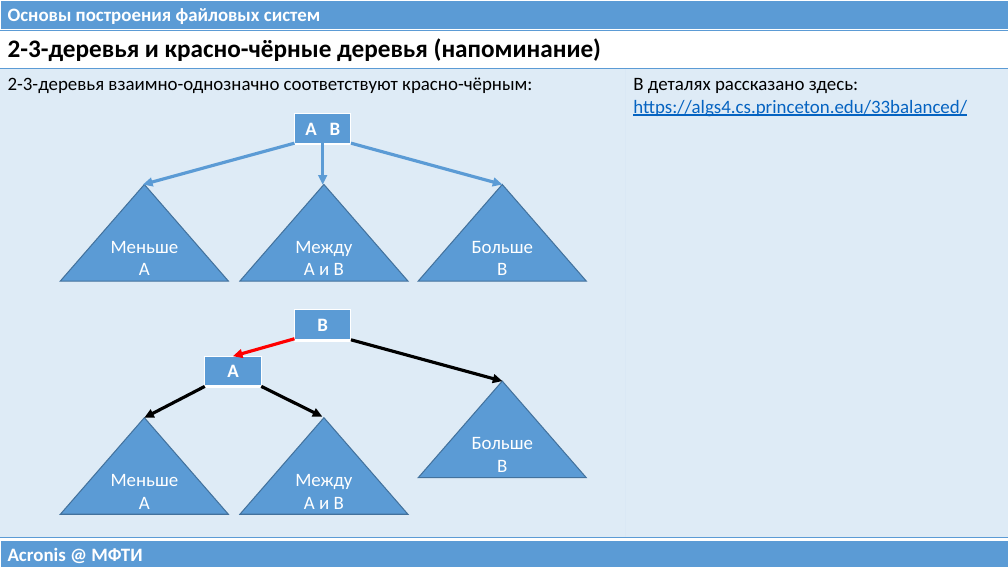
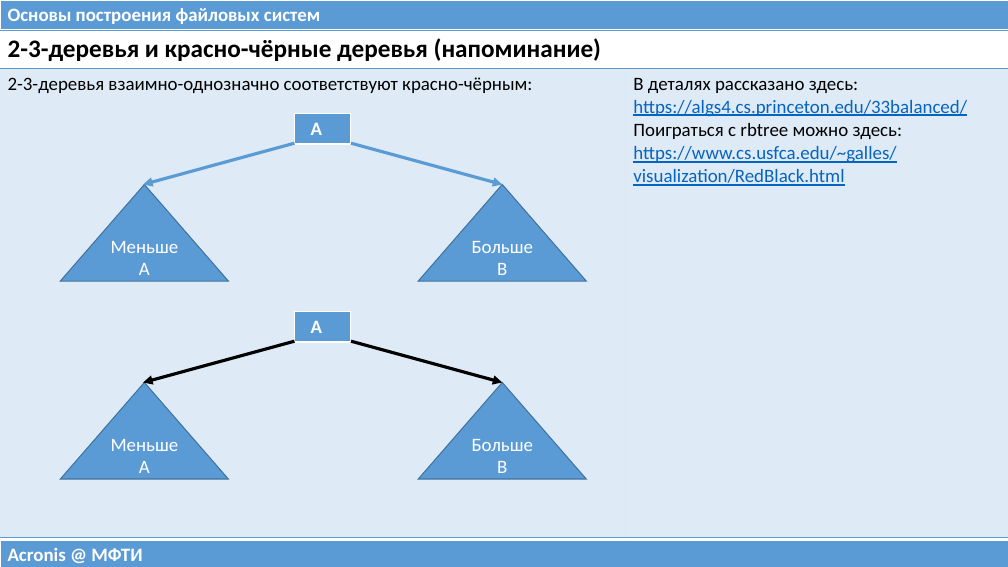
Before and after one commit to 75cc8545e7b021ed280ed0ef99fc7fc4/filesystems-101, a slide deck: slide 11 of talks/src/class05.pptx. Drawn at 1008x567 pixels with LibreOffice and Linux fonts; fonts in the diff are those of the drawing. Boxes give left, top, right and bottom in pixels: in the first picture for what was removed or moved away, otherwise in the second. Text is boxed around its words. In the diff, an @@ line names an element or a change of style, - is before the commit and + after.

```diff
--- a/talks/src/class05.pptx
+++ b/talks/src/class05.pptx
@@ table at <box>0,30,1008,529</box> @@
-row 2, column 2: В деталях рассказано здесь: https://algs4.cs.princeton.edu/33balanced/
+row 2, column 2: В деталях рассказано здесь: https://algs4.cs.princeton.edu/33balanced/ / Поиграться с rbtree можно здесь: / https://www.cs.usfca.edu/~galles/visualization/RedBlack.html
@@ table at <box>295,113,352,144</box> @@
-row 1, column 1: A B
+row 1, column 1: A
@@ arrow removed from (323, 143) to (323, 185) @@
@@ triangle removed at <box>240,185,408,281</box> @@
-Между A и B
@@ table: place and size @@
-table at <box>205,356,262,386</box>
+table at <box>295,312,352,342</box>
@@ table removed at <box>295,310,352,340</box>, 1 rows, 1 columns @@
-B
@@ arrow moved from (205, 386) - (144, 418) to (295, 341) - (143, 383) @@
@@ arrow removed from (295, 339) to (233, 356) @@
@@ triangle "Меньше A": place and size @@
-triangle "Меньше A" at <box>60,418,228,515</box>
+triangle "Меньше A" at <box>60,383,228,479</box>
@@ arrow removed from (262, 386) to (322, 417) @@
@@ triangle removed at <box>240,418,408,515</box> @@
-Между A и B
```
Also in this commit, not shown: 2 other slides changed, 1 slide added, 1 slide removed, 7 other files.
